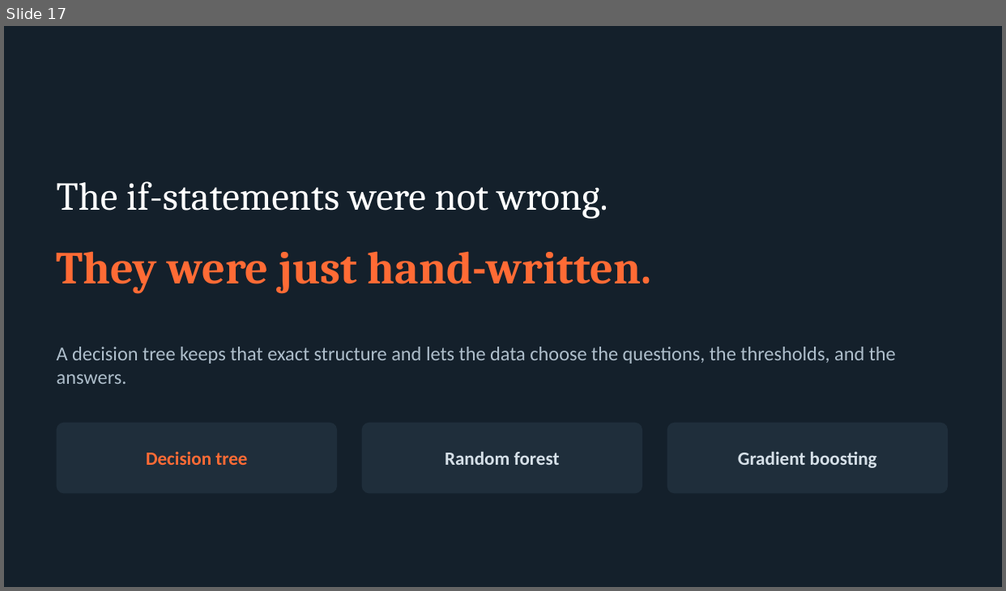
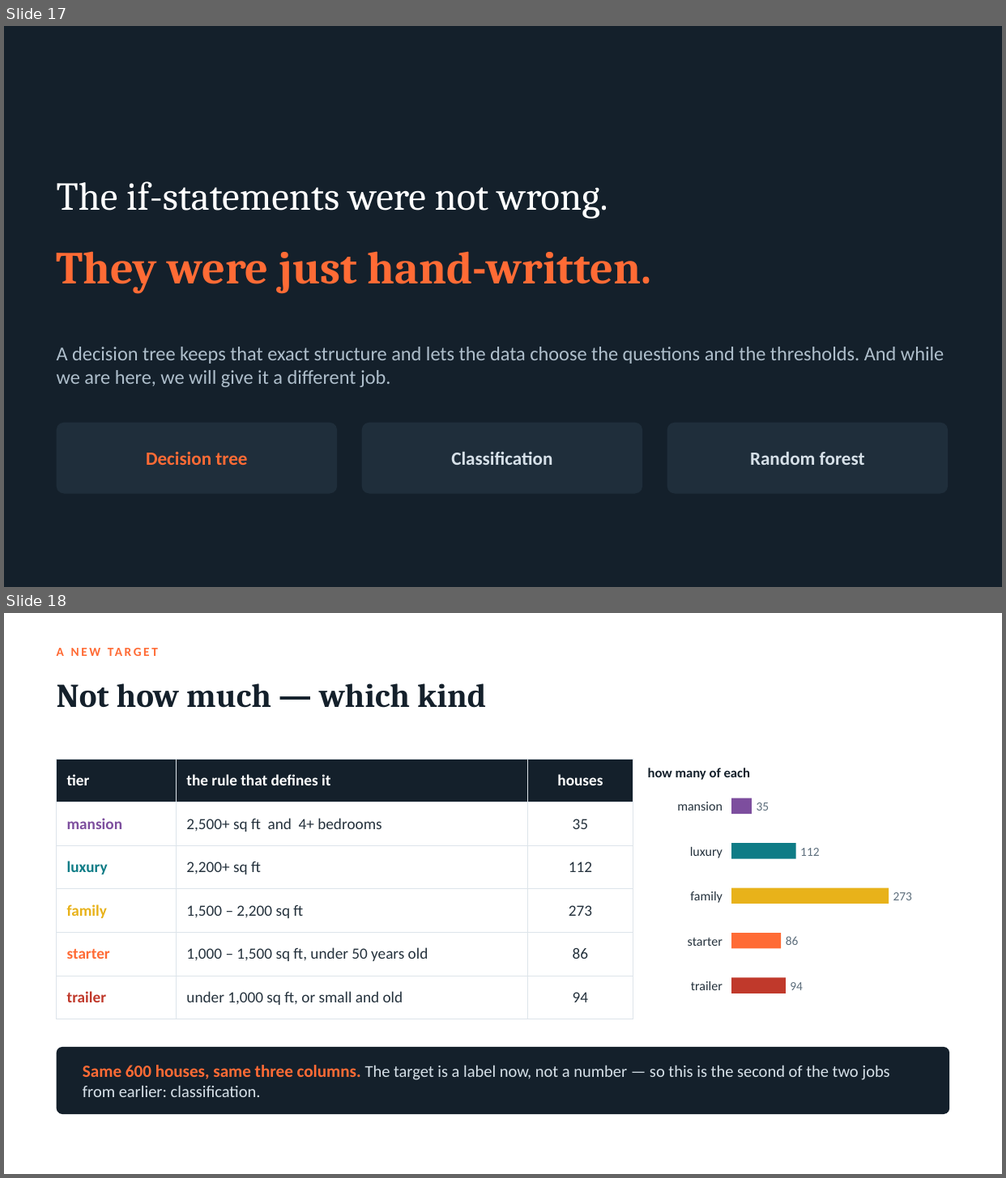
Before and after one commit to UPJ-CS-Club/MM-ml-oct-2026, a slide deck: slides.pptx. Shown one above the other, each under a label of ours: slide 17 before the commit, slides 17 and 18 after it. The pictures are 1006x591 and 1006x1178 pixels, drawn with LibreOffice and Linux fonts; fonts in the diff are those of the drawing. Boxes give left, top, right and bottom in pixels: in the first picture for what was removed or moved away, otherwise in the second. Text is boxed around its words. In the diff, an @@ line names an element or a change of style, - is before the commit and + after.

```diff
--- a/slides.pptx
+++ b/slides.pptx
@@ slide 18 added at [4, 613, 1002, 1174], background #FFFFFF @@
@@ text added at [57, 648, 434, 1080], 12 pt, text #FF6B35, bold @@
+A NEW TARGET
@@ text added at [57, 683, 486, 708], 32 pt, text #14202B, bold @@
+Not how much — which kind
@@ table added at [57, 759, 633, 1008], 6 rows, 3 columns @@
+tier | the rule that defines it | houses
+mansion | 2,500+ sq ft and 4+ bedrooms | 35
+luxury | 2,200+ sq ft | 112
+family | 1,500 – 2,200 sq ft | 273
+starter | 1,000 – 1,500 sq ft, under 50 years old | 86
+trailer | under 1,000 sq ft, or small and old | 94
@@ text added at [648, 768, 751, 780], 13 pt, text #14202B, bold @@
+how many of each
@@ text added at [677, 802, 722, 811], 12.5 pt, text #25323D @@
+mansion
@@ rectangle added at [731, 798, 752, 815], fill #7D4E9E @@
@@ text added at [756, 803, 769, 811], 12 pt, text #5D6E7C @@
+35
@@ text added at [690, 847, 722, 858], 12.5 pt, text #25323D @@
+luxury
@@ rectangle added at [731, 844, 796, 859], fill #0E7C86 @@
@@ text added at [800, 848, 819, 856], 12 pt, text #5D6E7C @@
+112
@@ text added at [690, 892, 722, 903], 12.5 pt, text #25323D @@
+family
@@ rectangle added at [731, 888, 889, 904], fill #E8B21A @@
@@ text added at [893, 892, 912, 901], 12 pt, text #5D6E7C @@
+273
@@ text added at [688, 938, 722, 946], 12.5 pt, text #25323D @@
+starter
@@ rectangle added at [731, 934, 781, 949], fill #FF6B35 @@
@@ text added at [786, 936, 799, 945], 12 pt, text #5D6E7C @@
+86
@@ text added at [691, 982, 722, 990], 12.5 pt, text #25323D @@
+trailer
@@ rectangle added at [731, 978, 786, 994], fill #C0392B @@
@@ text added at [790, 982, 803, 990], 12 pt, text #5D6E7C @@
+94
@@ rounded rectangle added at [57, 1047, 949, 1114], fill #14202B @@
@@ text added at [83, 1065, 889, 1097], 16 pt, text #D6E0E8 @@
+Same 600 houses, same three columns. The target is a label now, not a number — so this is the second of the two jobs from earlier: classification.
@@ slide 17 changed as well @@
@@ text at [57, 347, 944, 387]: text changed @@
-A decision tree keeps that exact structure and lets the data choose the questions, the thresholds, and the answers.
+A decision tree keeps that exact structure and lets the data choose the questions and the thresholds. And while we are here, we will give it a different job.
@@ text "Random forest": place and size @@
-text "Random forest" at [445, 452, 560, 465]
+text "Random forest" at [750, 452, 865, 465]
@@ text added at [451, 452, 552, 465], 18 pt, text #D6E0E8, bold @@
+Classification
@@ text removed at [738, 452, 877, 468] @@
-Gradient boosting
```
Also in this commit, not shown: 16 other slides changed, 5 other slides added, 4 slides removed.
